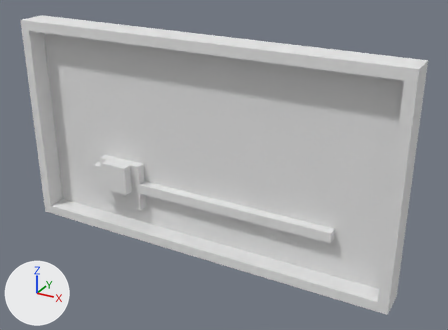
The OBJ model Assets/Meshes/Furniture/Fire shield.obj, before and after one commit.
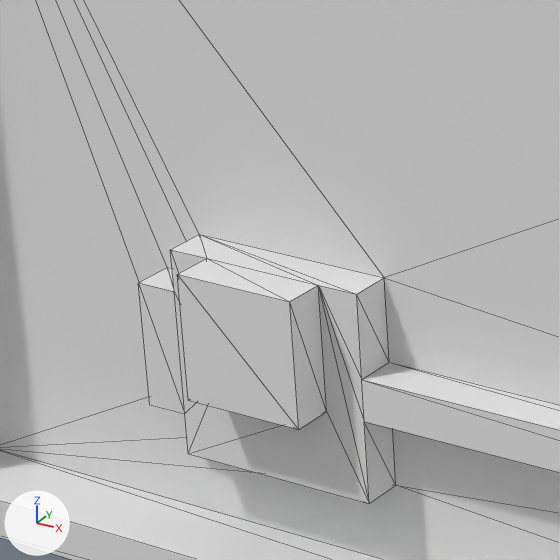
Each version appears first whole from a 50 mm camera at (2.896, -2.902, 4.389) aimed at (0.242, 1.922, 1.977), and next in a close-up on the part from 14% to 40% of the width and 32% to 67% of the height. Lighting does not change. The marker at lower left points along +X, +Y and +Z. The close-ups show mesh edges as thin lines. Where no turn or scale is listed for an object, it has been applied to the vertices. Vertices at the same position are counted once.

Before the edit, the objects in view are built like this:
```python
me_untitled = bpy.data.meshes.new('Untitled')
me_untitled.from_pydata(...)  # 48 vertices, 92 faces; spans x -2.0..2.0, y 1.7..2.0, z 1.0..3.2
me_untitled.materials.append(mat_palette)  # white #e7e7e7
ob_untitled = bpy.data.objects.new('Untitled', me_untitled)
ob_untitled.location = (0.0, 0.0, 0.0)
```
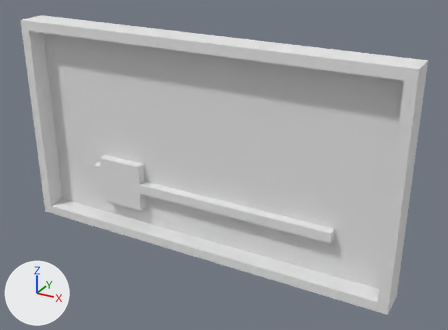
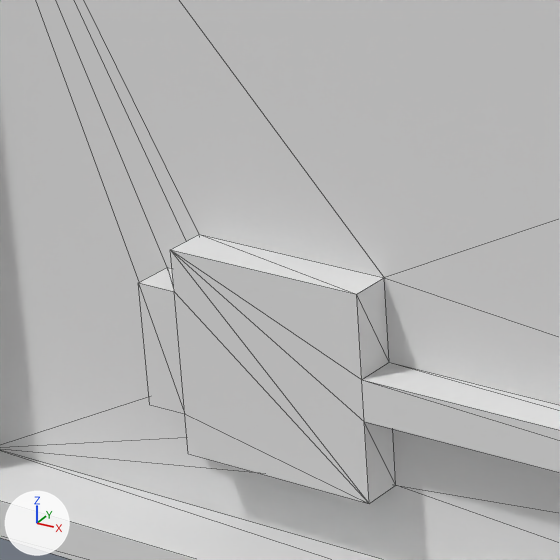
The newer file is also turned or shifted as a whole; pictures and numbers use the older file's frame.

Boxes (x1, y1, x2, y2) around the edits, measured in the close-ups (560 x 560 px):
part 1 of me_untitled, cut back: (170, 234, 369, 504) in both

What the commit changed:
me_untitled is used by ob_untitled; location (0.0, 0.0, 0.0).
me_untitled had 48 vertices, 92 faces and spanned x -2.0..2.0, y 1.7..2.0, z 1.0..3.2.
me_untitled now has 40 vertices, 76 faces and spans x -2.0..2.0, y 1.7..2.0, z 1.0..3.2.
Part 1, on me_untitled:
8 vertices are removed from x -1.1..-0.8, y 1.7..1.8, z 1.5..1.8.
23 faces are deleted.
7 new faces join them.
